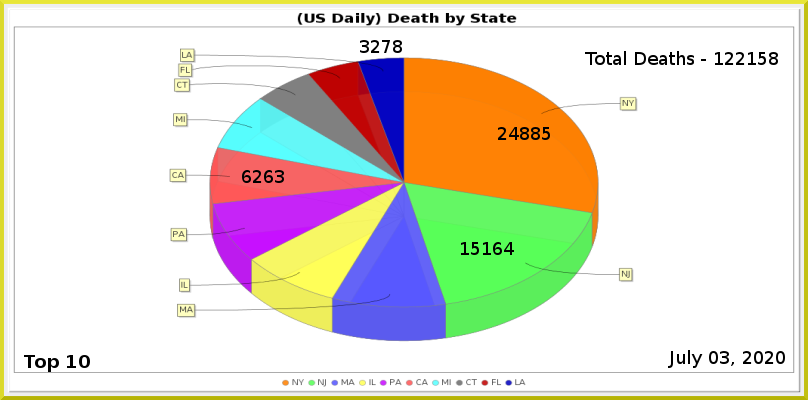
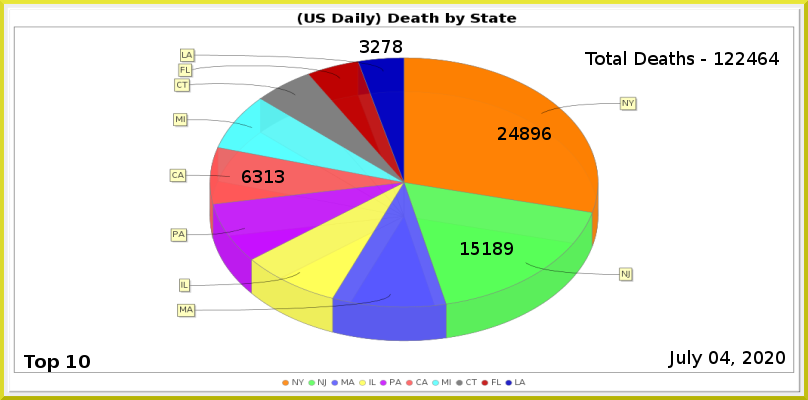
Layer changes from the first 808 x 400 image to the second:
painted on "CA" over left=253, top=170, right=273, bottom=183
painted on "NJ" over left=493, top=242, right=514, bottom=255
painted on "NY" over left=531, top=127, right=551, bottom=140
renamed "Total Deaths - 122158" to "Total Deaths - 122464", painted on it over left=747, top=52, right=779, bottom=65
painted on "Current Date" over left=720, top=351, right=730, bottom=364
painted on "Death_by_State.png" over left=169, top=58, right=637, bottom=341
